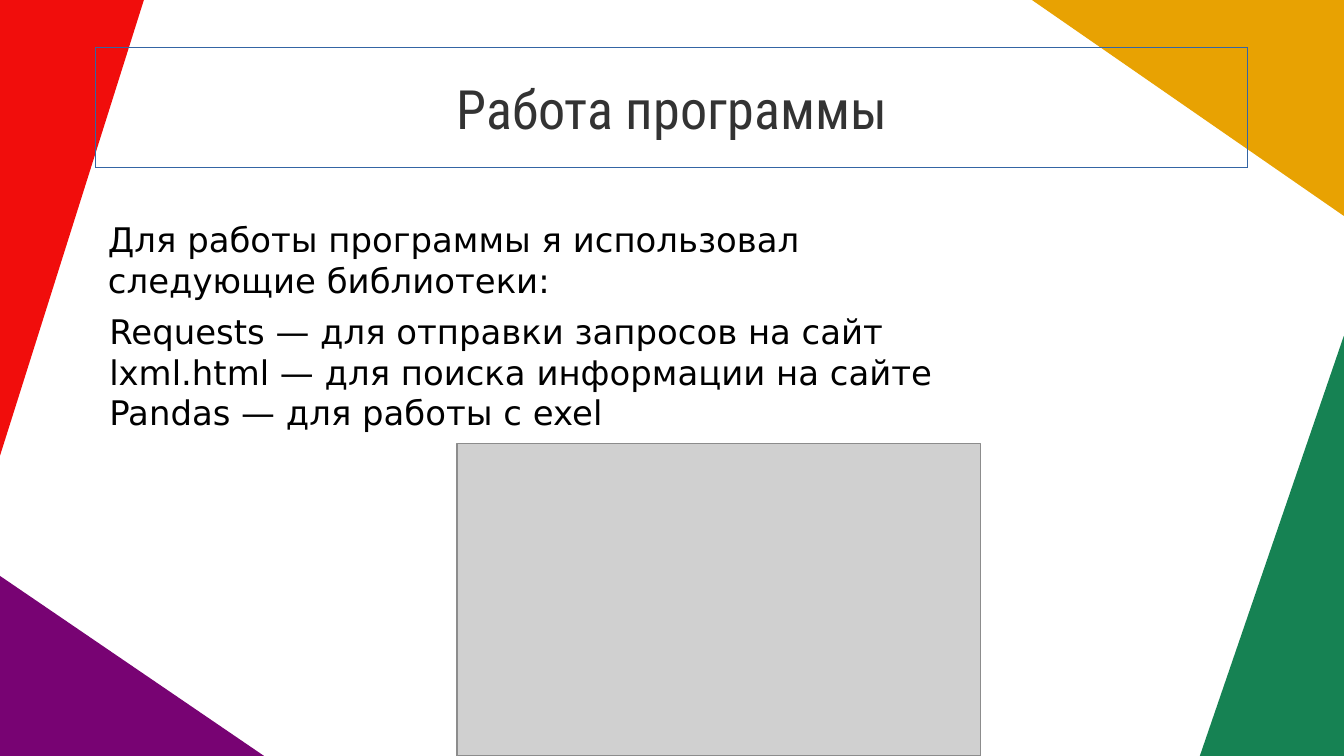
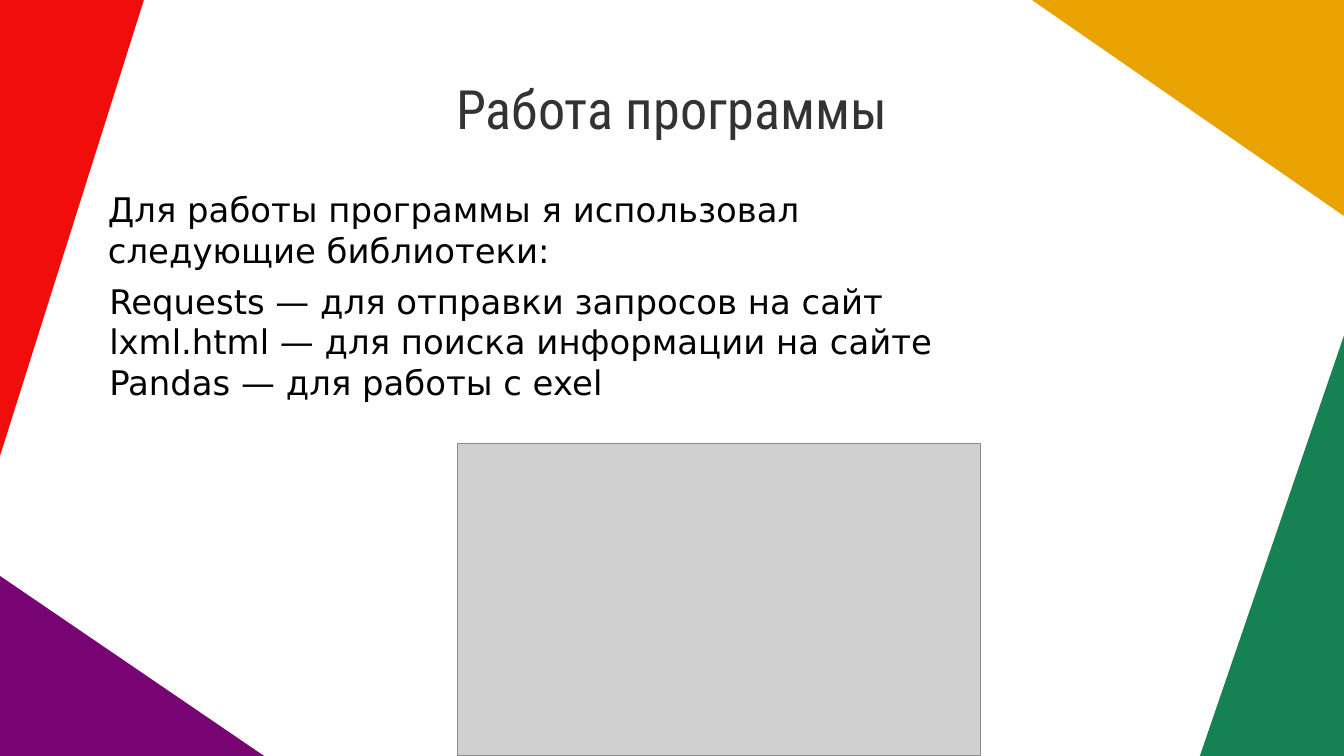
Before and after one commit to Nikineru/Stocks-bot, a slide deck: slide 5 of Проект.pptx. Drawn at 1344x756 pixels with LibreOffice and Linux fonts; fonts in the diff are those of the drawing; grey boxes stand for pictures. Boxes give left, top, right and bottom in pixels: in the first picture for what was removed or moved away, otherwise in the second. Text is boxed around its words. In the diff, an @@ line names an element or a change of style, - is before the commit and + after.

```diff
--- a/Проект.pptx
+++ b/Проект.pptx
@@ text "Работа программы": place and size @@
-text "Работа программы" at <box>96,48,1249,167</box>
+text "Работа программы" at <box>456,88,887,140</box>
@@ text "Работа программы" at <box>456,88,887,140</box>: outline #3465A4 0 pt to none @@
@@ text "Для работы программы я использовал ...": place and size @@
-text "Для работы программы я использовал ..." at <box>108,226,799,300</box>
+text "Для работы программы я использовал ..." at <box>108,196,799,270</box>
@@ text "Requests — для отправки запросов ...": place and size @@
-text "Requests — для отправки запросов ..." at <box>109,318,932,432</box>
+text "Requests — для отправки запросов ..." at <box>109,288,932,402</box>
```
Also in this commit, not shown: 6 other slides changed.
